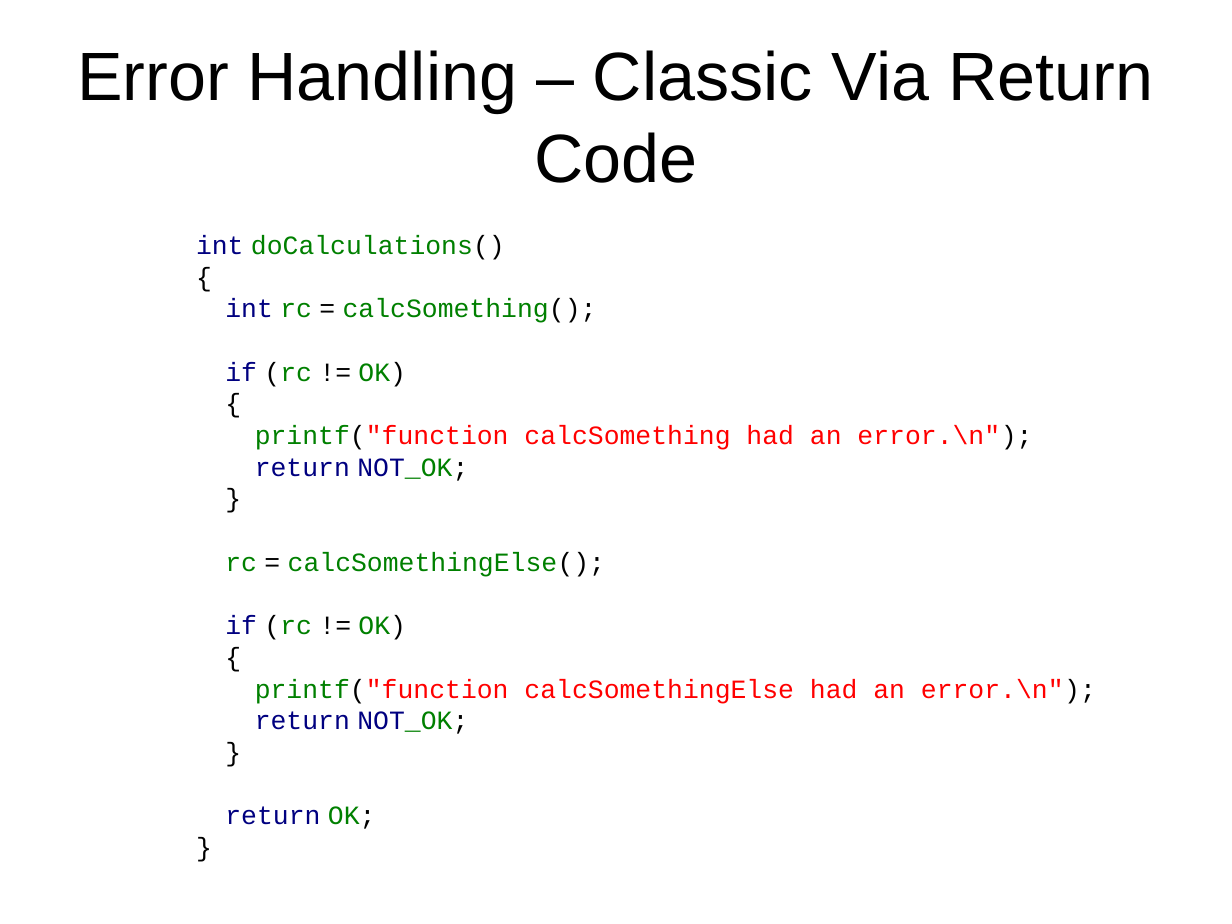
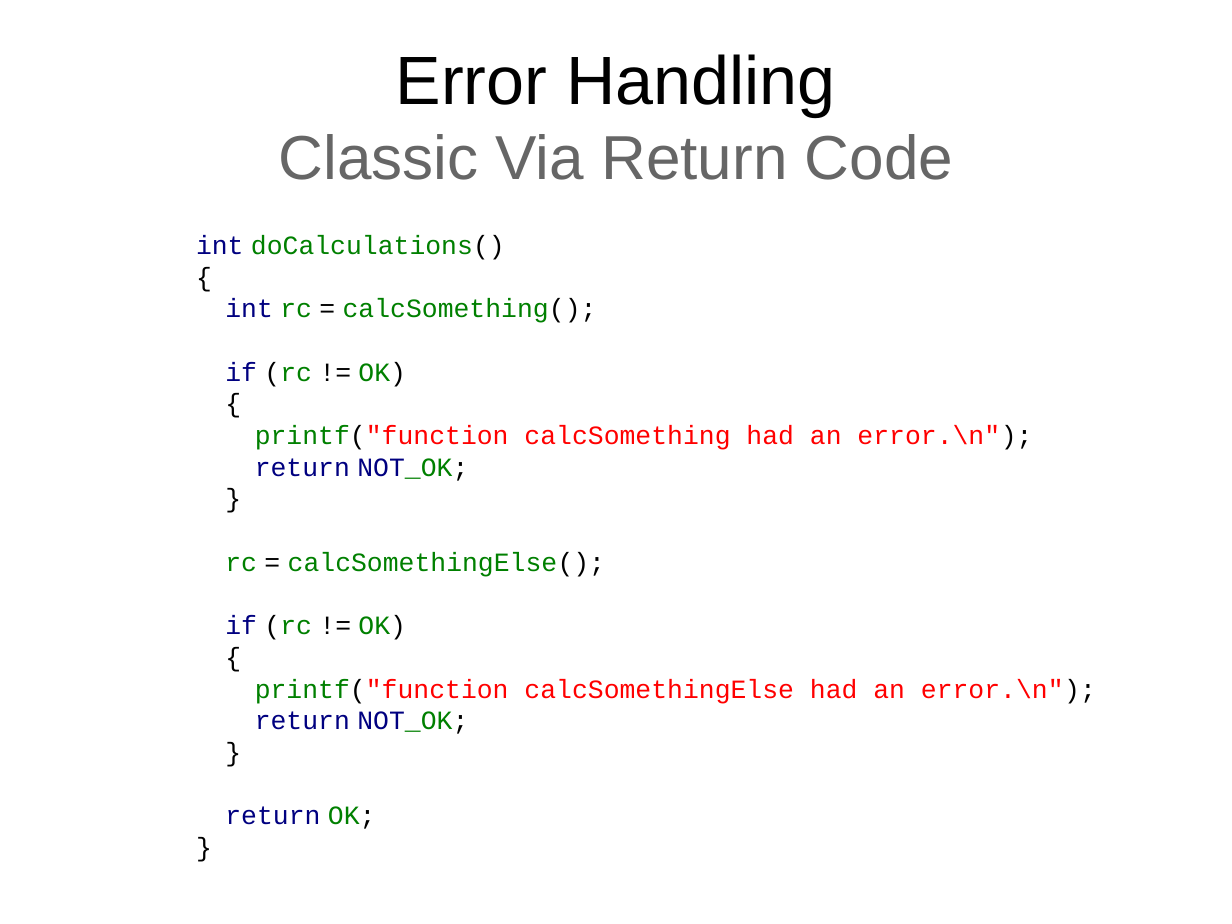
Before and after one commit to samba2/modern_c, a slide deck: slide 34 of modern_c.odp (slide 30 before the commit). Drawn at 1232x924 pixels with LibreOffice and Linux fonts; fonts in the diff are those of the drawing. Boxes give left, top, right and bottom in pixels: in the first picture for what was removed or moved away, otherwise in the second. Text is boxed around its words. In the diff, an @@ line names an element or a change of style, - is before the commit and + after.

```diff
--- a/modern_c.odp
+++ b/modern_c.odp
@@ title at [279, 54, 953, 180]: text changed; size 44 to 40 pt; text colour #000000 to #666666 @@
-Error Handling – Classic Via Return Code
+Error Handling
+Classic Via Return Code
```
Also in this commit, not shown: 37 other slides changed, 16 slides added, 1 slide removed.
